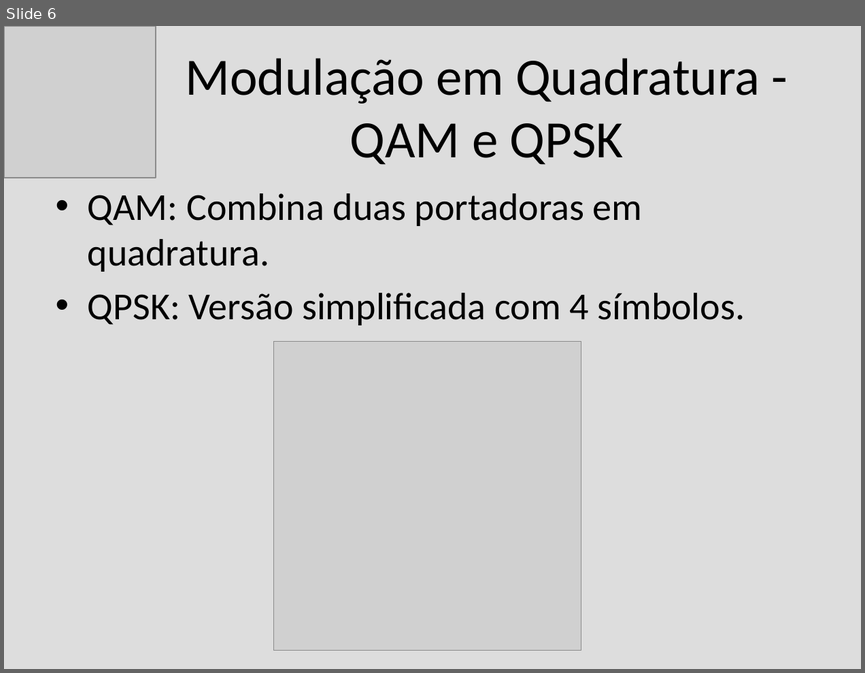
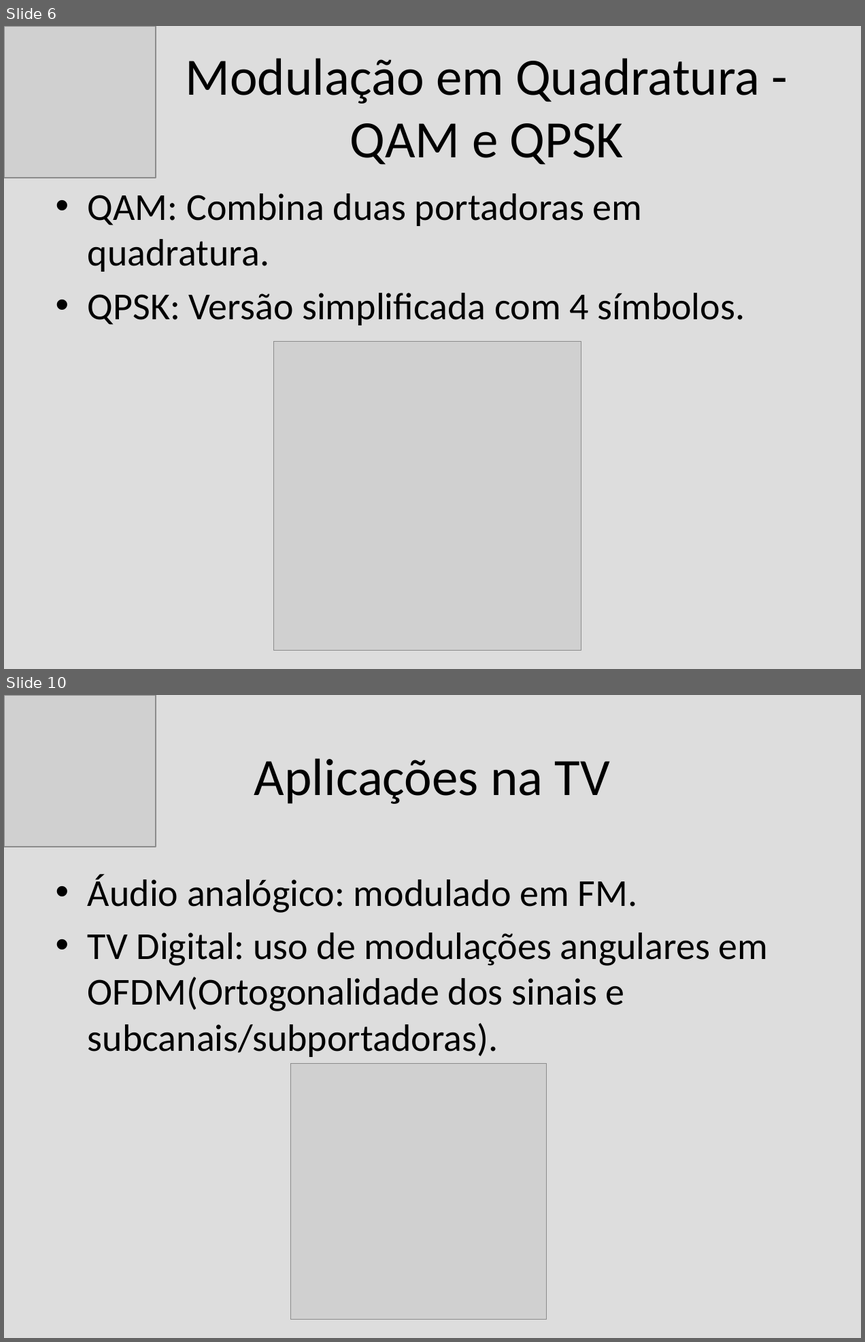
Before and after one commit to alenior/IFCE, a slide deck: P7/TV DIGITAL/modulacao_tv_digital.odp. Shown one above the other, each under a label of ours: slide 6 before the commit, slides 6 and 10 after it; the slides between them are not shown. The pictures are 865x673 and 865x1342 pixels, drawn with LibreOffice and Linux fonts; fonts in the diff are those of the drawing; grey boxes stand for pictures. Boxes give left, top, right and bottom in pixels: in the first picture for what was removed or moved away, otherwise in the second. Text is boxed around its words. In the diff, an @@ line names an element or a change of style, - is before the commit and + after.

Commit message:
tv digital

```diff
--- a/P7/TV DIGITAL/modulacao_tv_digital.odp
+++ b/P7/TV DIGITAL/modulacao_tv_digital.odp
@@ slide 10 added at (4, 695, 861, 1338), background #DDDDDD @@
@@ picture added at (4, 695, 156, 847) @@
@@ title added at (254, 758, 610, 804), 44 pt, text #000000 @@
+Aplicações na TV
@@ text added at (88, 874, 768, 1057), 32 pt, text #000000 @@
+• Áudio analógico: modulado em FM.
+• TV Digital: uso de modulações angulares em OFDM(Ortogonalidade dos sinais e subcanais/subportadoras).
@@ picture added at (291, 1064, 547, 1319) @@
```
Also in this commit, not shown: 7 slides changed, 1 other slide added, 1 slide removed, 6 other files.
